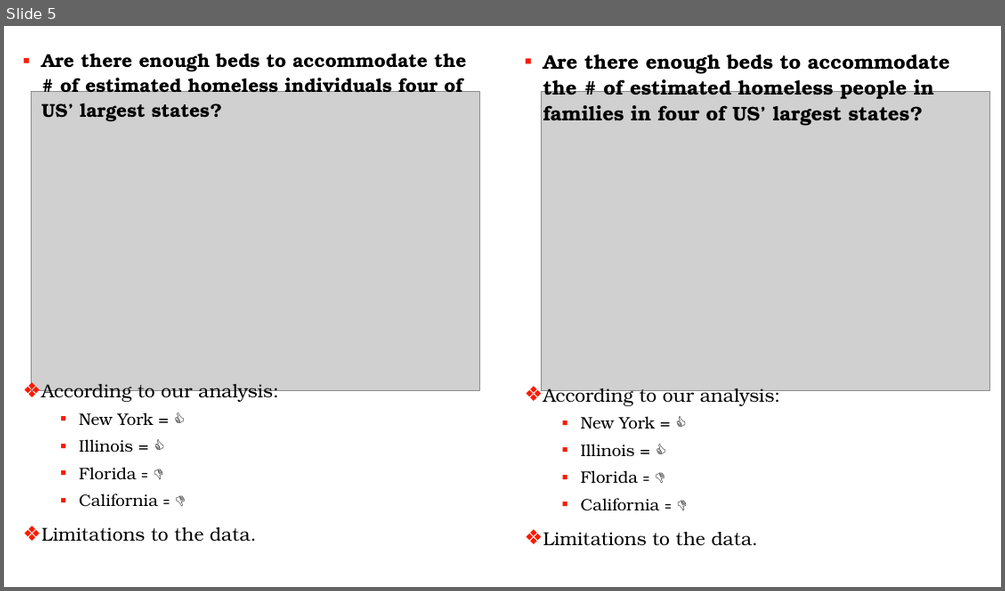
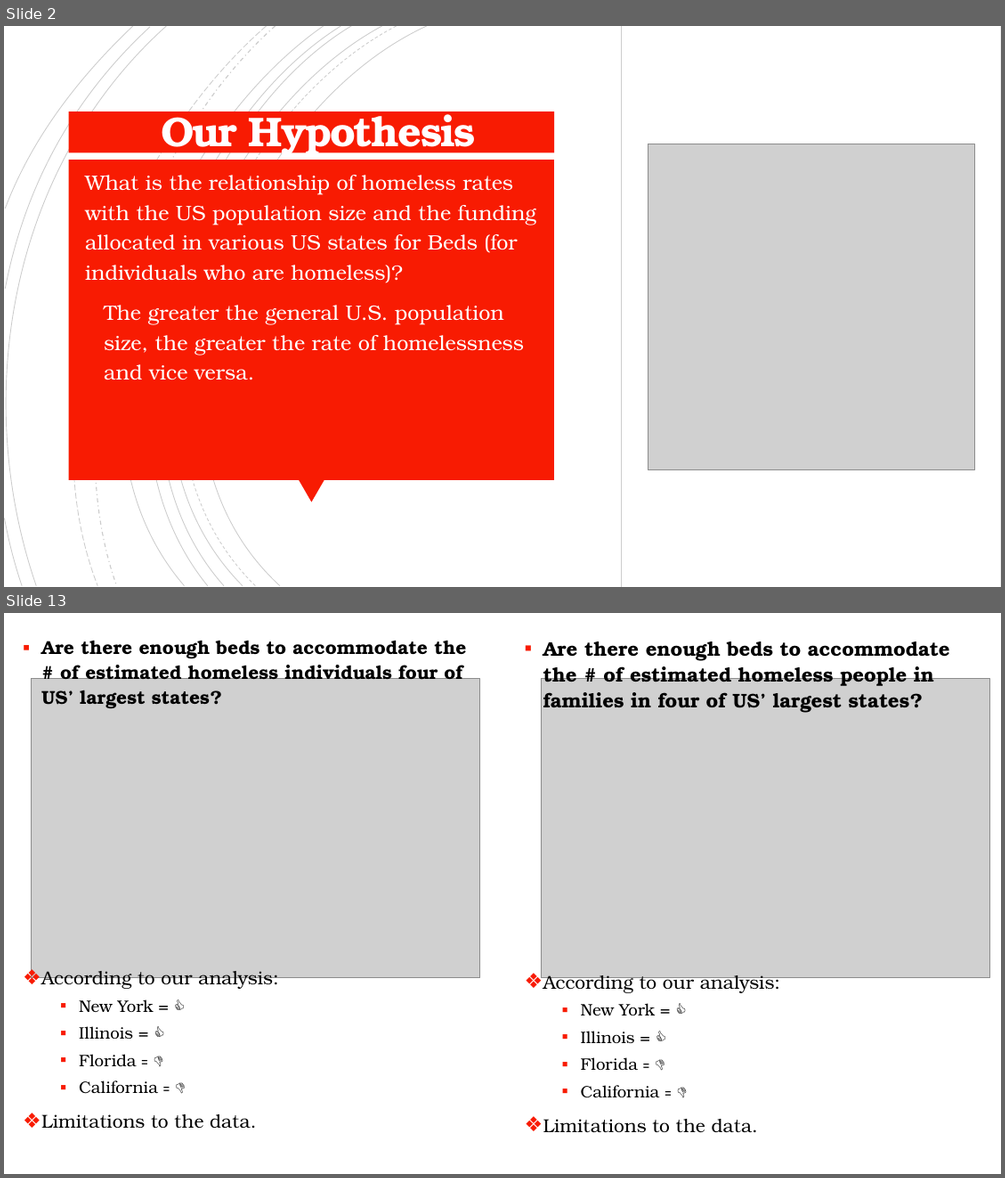
Before and after one commit to cic2003/Group3Project1, a slide deck: Homelessness Presentation_Project 1_ChidimaEdits.pptx. Shown one above the other, each under a label of ours: slide 5 before the commit, slides 2 and 13 after it; the slides between them are not shown. The pictures are 1005x591 and 1005x1178 pixels, drawn with LibreOffice and Linux fonts; fonts in the diff are those of the drawing; grey boxes stand for pictures. Boxes give left, top, right and bottom in pixels: in the first picture for what was removed or moved away, otherwise in the second. Text is boxed around its words. In the diff, an @@ line names an element or a change of style, - is before the commit and + after.

```diff
--- a/Homelessness Presentation_Project 1_ChidimaEdits.pptx
+++ b/Homelessness Presentation_Project 1_ChidimaEdits.pptx
@@ slide 2 added at [4,26,1001,587], background #FFFFFF @@
@@ rectangle added at [4,26,1001,587], fill #FFFFFF @@
@@ group added at [4,26,999,587]: 15 freeform shapes @@
@@ group added at [4,26,999,587]: 15 freeform shapes @@
@@ rectangle added at [622,26,1001,587], fill #FFFFFF, outline #000000 0.75 pt @@
@@ text added at [161,103,476,157], 40 pt, text #FFFEFF, bold @@
+Our Hypothesis
@@ rectangle added at [69,112,554,153], fill #F81B02 @@
@@ picture added at [647,143,974,469] @@
@@ rectangle added at [69,160,554,480], fill #F81B02 @@
@@ text added at [85,175,536,380], 20 pt, text #FFFFFF @@
+What is the relationship of homeless rates with the US population size and the funding allocated in various US states for Beds (for individuals who are homeless)?
+▪ The greater the general U.S. population size, the greater the rate of homelessness and vice versa.
@@ triangle added at [299,480,324,502], fill #F81B02 @@
@@ what was slide 5 is now slide 13 @@
```
Also in this commit, not shown: 3 slides changed, 16 other slides added, 6 slides removed.
